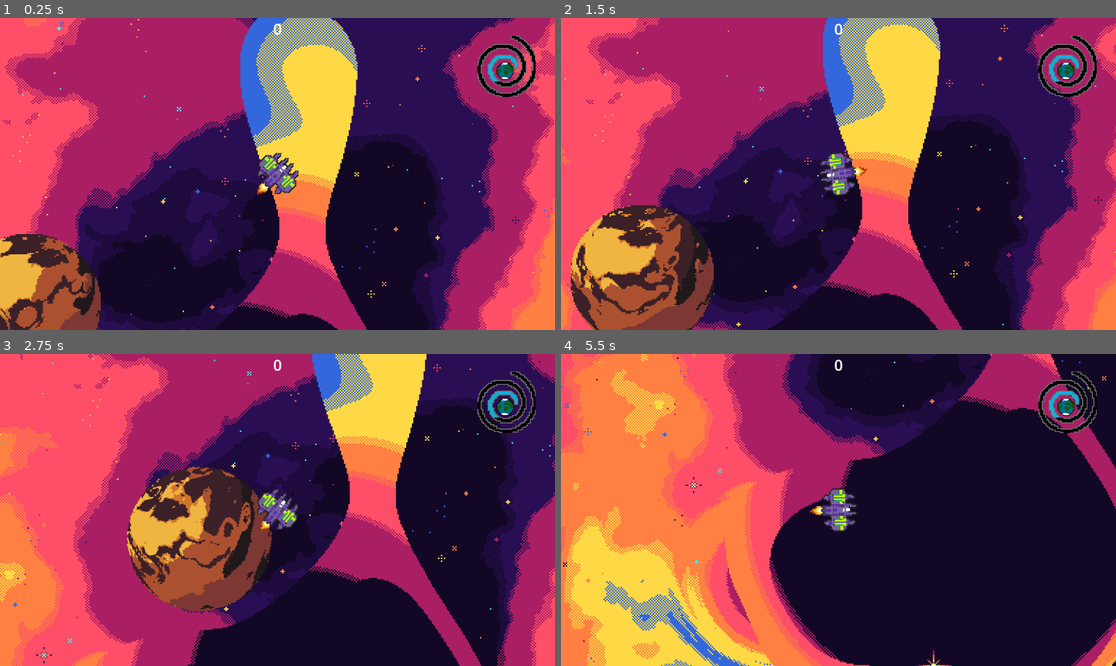
Above: before the commit, frames 1-4 (two rows, left to right).
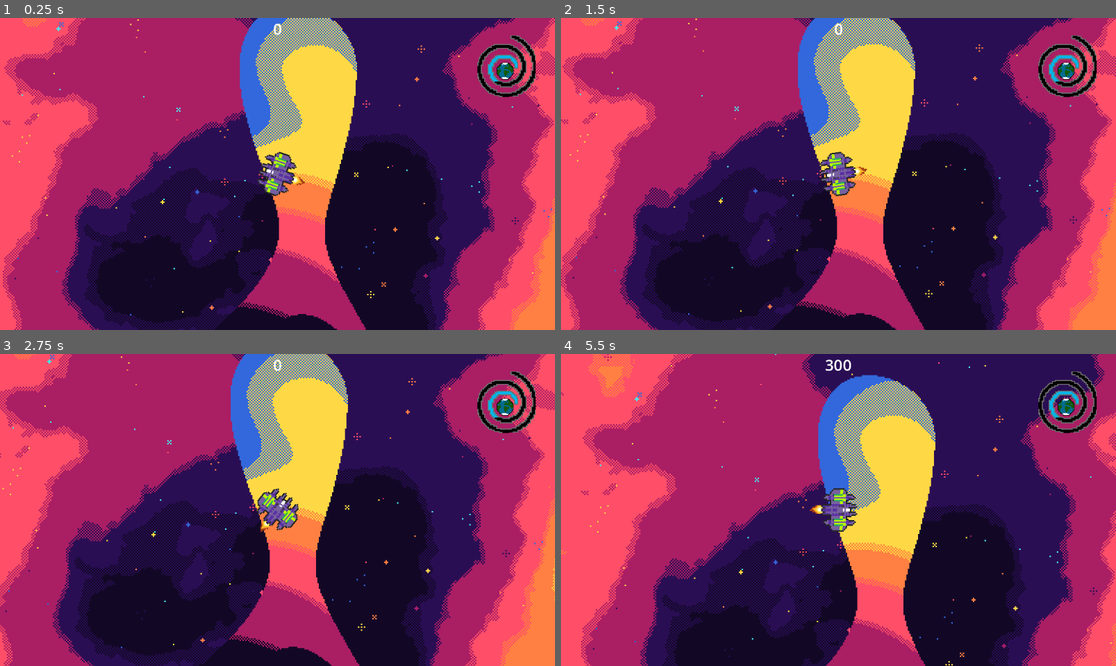
Above: after the commit, the same moments.

Repository: Likvik89/Planetslinger
Game: Godot game, scene res://Scenes/spaece.tscn
The game is run twice, just before and just after one commit, with the same random seed, the same clock (stepped at 60 frames per second) and the same inputs.
Inputs (mouse positions are in pixels of both pictures, inside the frame that each line leads up to):
- Up to frame 1 (0.25 s): no input
- Up to frame 2 (1.5 s): move the mouse to (960, 158) at 0.52 s; hold D (rotate_right) 0.53-1.28 s; hold Space (Repulse) 0.53-1.28 s; move the mouse to (727, 189) at 1.27 s; hold E (gravitydown) from 1.28 s (still down); tap Shift (move_boost) at 1.35 s
- Up to frame 3 (2.75 s): move the mouse to (333, 441) at 2.02 s; release E (gravitydown) at 2.03 s; hold D (rotate_right) from 2.03 s (still down); hold Z (stop) from 2.03 s (still down)
- Up to frame 4 (5.5 s): move the mouse to (810, 572) at 2.77 s; release D (rotate_right) at 2.78 s; release Z (stop) at 2.78 s; hold Q (gravityup) 2.78-3.53 s; tap Space (Repulse) at 2.85 s; move the mouse to (1005, 556) at 3.52 s; hold Shift (move_boost) 3.53-4.28 s; hold A (rotate_left) 3.53-5.03 s; move the mouse to (672, 463) at 4.27 s; tap Z (stop) at 4.35 s; move the mouse to (866, 510) at 5.02 s; hold E (gravitydown) from 5.03 s (still down); hold Space (Repulse) from 5.03 s (still down)

The runs differ from the first frame. In frame 1, 15% of the frame differs, in the area x 0-100%, y 0-100%; in frame 2, 44%; in frame 3, 78%; in frame 4, 80%.

Commit message:
removed the 2 fixed planets

Diff:
--- a/Scenes/spaece.tscn
+++ b/Scenes/spaece.tscn
@@ -60,15 +60,6 @@
 rotation = 1.5708
 shape = SubResource("RectangleShape2D_ld176")
 
-[node name="Bodies" type="Node2D" parent="."]
-position = Vector2(84, 64)
-
-[node name="Planet" parent="Bodies" instance=ExtResource("3_1lsuq")]
-position = Vector2(256, 195)
-
-[node name="Planet2" parent="Bodies" instance=ExtResource("3_1lsuq")]
-position = Vector2(-260, 27)
-
 [node name="Enemyspawner" parent="." instance=ExtResource("5_pritn")]
 
 [node name="Playership" parent="Enemyspawner" instance=ExtResource("4_nh8i3")]
